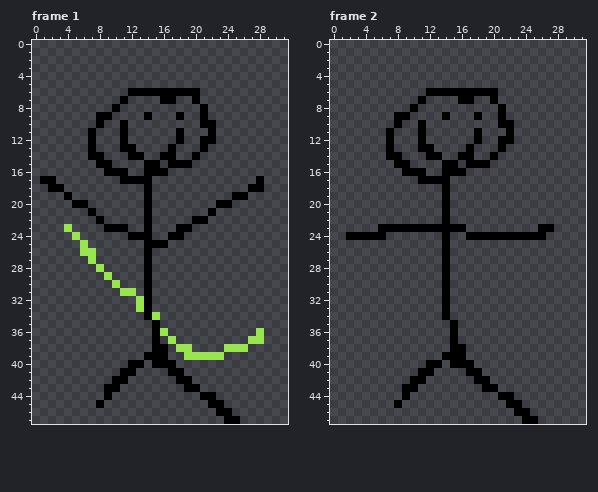
One commit to this pixel-art file: sprites/munchkin.aseprite. That is the earlier state.
32x48 pixels, 3 frames. Shown: frame 1, frame 2.
After the commit:
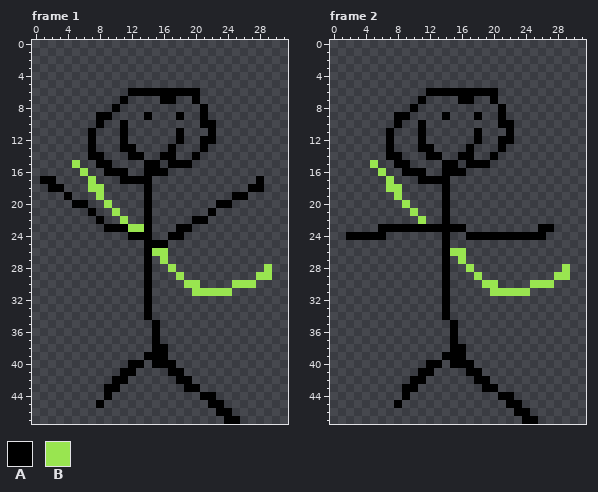
Palette (. is transparent): A #000000  B #99e550
What changed:
{"where": "frame 1, layer \"Layer 2\""}
{"frame":1,"y":15,"x":5,"old":".","new":"B"}
{"frame":1,"y":16,"x":6,"old":".","new":"B"}
{"frame":1,"y":17,"x":7,"old":".","new":"B"}
{"frame":1,"y":18,"x":7,"old":"..","new":"BB"}
{"frame":1,"y":19,"x":8,"old":".","new":"B"}
{"frame":1,"y":20,"x":9,"old":".","new":"B"}
{"frame":1,"y":21,"x":10,"old":".","new":"B"}
{"frame":1,"y":22,"x":11,"old":".","new":"B"}
{"frame":1,"y":23,"x":4,"old":"B","new":"."}
{"frame":1,"y":23,"x":12,"old":"..","new":"BB"}
{"frame":1,"y":24,"x":5,"old":"B","new":"."}
{"frame":1,"y":25,"x":6,"old":"B","new":"."}
{"frame":1,"y":26,"x":6,"old":"BB","new":".."}
{"frame":1,"y":26,"x":15,"old":"..","new":"BB"}
{"frame":1,"y":27,"x":7,"old":"B","new":"."}
{"frame":1,"y":27,"x":16,"old":".","new":"B"}
{"frame":1,"y":28,"x":8,"old":"B","new":"."}
{"frame":1,"y":28,"x":17,"old":".","new":"B"}
{"frame":1,"y":28,"x":29,"old":".","new":"B"}
{"frame":1,"y":29,"x":9,"old":"B","new":"."}
{"frame":1,"y":29,"x":18,"old":".","new":"B"}
{"frame":1,"y":29,"x":28,"old":"..","new":"BB"}
{"frame":1,"y":30,"x":10,"old":"B","new":"."}
{"frame":1,"y":30,"x":19,"old":"..","new":"BB"}
{"frame":1,"y":30,"x":25,"old":"...","new":"BBB"}
{"frame":1,"y":31,"x":11,"old":"BB","new":".."}
{"frame":1,"y":31,"x":20,"old":".....","new":"BBBBB"}
{"frame":1,"y":32,"x":13,"old":"B","new":"."}
{"frame":1,"y":33,"x":13,"old":"B","new":"."}
{"frame":1,"y":34,"x":15,"old":"B","new":"."}
{"frame":1,"y":36,"x":16,"old":"B","new":"."}
{"frame":1,"y":36,"x":28,"old":"B","new":"."}
{"frame":1,"y":37,"x":17,"old":"B","new":"."}
{"frame":1,"y":37,"x":27,"old":"BB","new":".."}
{"frame":1,"y":38,"x":18,"old":"BB","new":".."}
{"frame":1,"y":38,"x":24,"old":"BBB","new":"..."}
{"frame":1,"y":39,"x":19,"old":"BBBBB","new":"....."}
{"where": "frame 2, layer \"Layer 2\""}
{"frame":2,"y":15,"x":5,"old":".","new":"B"}
{"frame":2,"y":16,"x":6,"old":".","new":"B"}
{"frame":2,"y":17,"x":7,"old":".","new":"B"}
{"frame":2,"y":18,"x":7,"old":"..","new":"BB"}
{"frame":2,"y":19,"x":8,"old":".","new":"B"}
{"frame":2,"y":20,"x":9,"old":".","new":"B"}
{"frame":2,"y":21,"x":10,"old":".","new":"B"}
{"frame":2,"y":22,"x":11,"old":".","new":"B"}
{"frame":2,"y":26,"x":15,"old":"..","new":"BB"}
{"frame":2,"y":27,"x":16,"old":".","new":"B"}
{"frame":2,"y":28,"x":17,"old":".","new":"B"}
{"frame":2,"y":28,"x":29,"old":".","new":"B"}
{"frame":2,"y":29,"x":18,"old":".","new":"B"}
{"frame":2,"y":29,"x":28,"old":"..","new":"BB"}
{"frame":2,"y":30,"x":19,"old":"..","new":"BB"}
{"frame":2,"y":30,"x":25,"old":"...","new":"BBB"}
{"frame":2,"y":31,"x":20,"old":".....","new":"BBBBB"}
